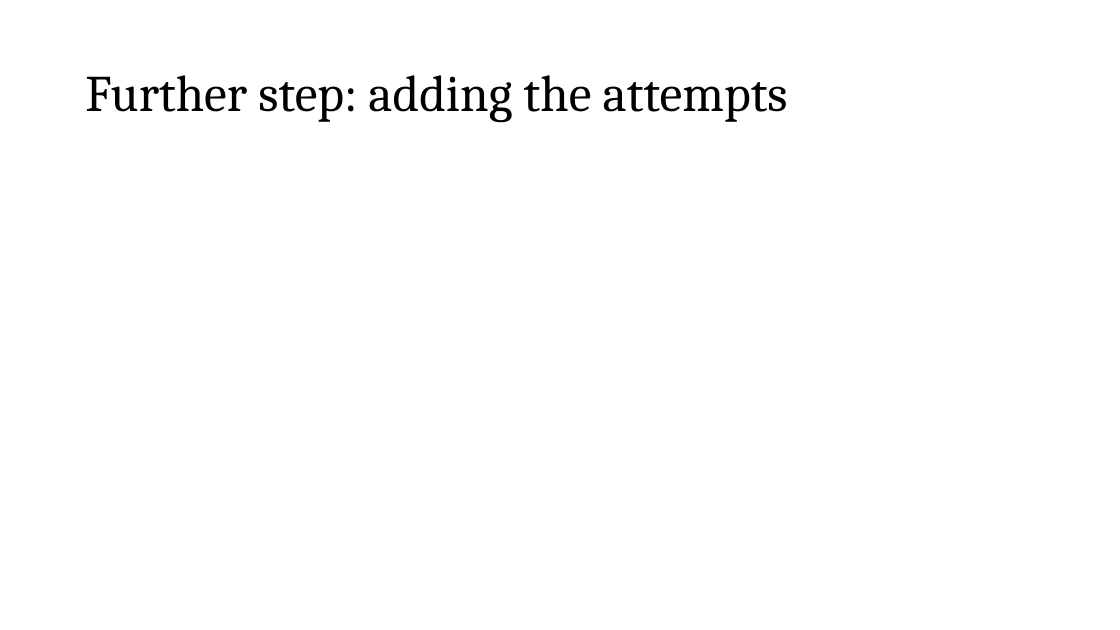
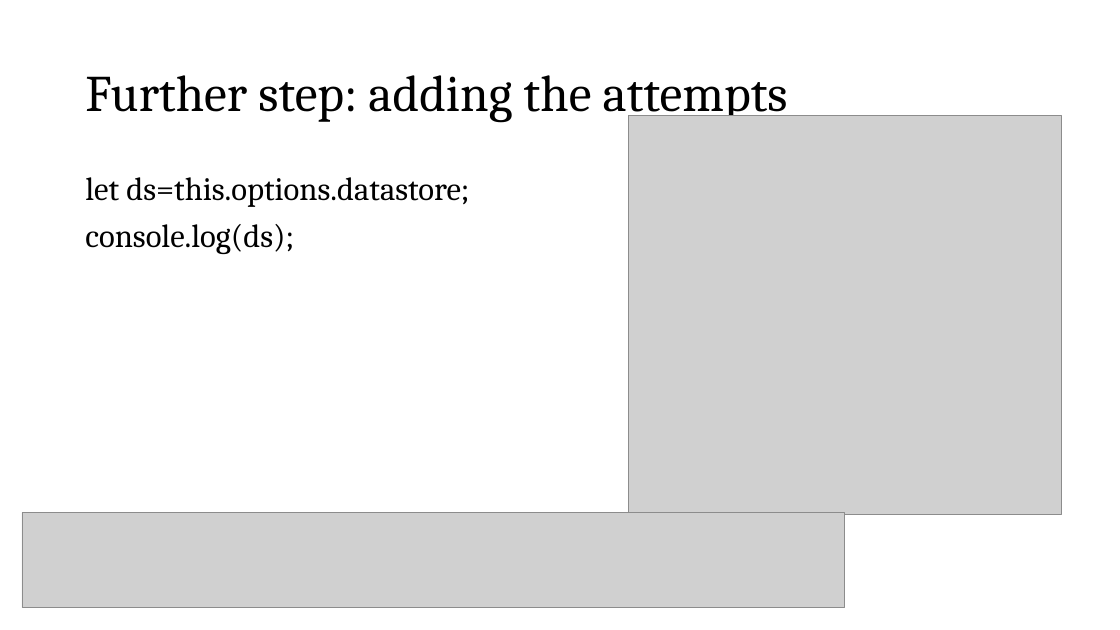
Before and after one commit to fbogliacino/labjsCourse, a slide deck: slide 43 of slides/Slides Labjs.pptx. Drawn at 1120x630 pixels with LibreOffice and Linux fonts; fonts in the diff are those of the drawing; grey boxes stand for pictures. Boxes give left, top, right and bottom in pixels: in the first picture for what was removed or moved away, otherwise in the second. Text is boxed around its words. In the diff, an @@ line names an element or a change of style, - is before the commit and + after.

```diff
--- a/slides/Slides Labjs.pptx
+++ b/slides/Slides Labjs.pptx
@@ picture added at [629, 115, 1061, 515] @@
@@ text added at [85, 177, 469, 254], 28 pt, text #000000 @@
+let ds=this.options.datastore;
+console.log(ds);
@@ picture added at [22, 513, 845, 607] @@
```
Also in this commit, not shown: 7 slides added, 1 slide removed, 1 other file.
